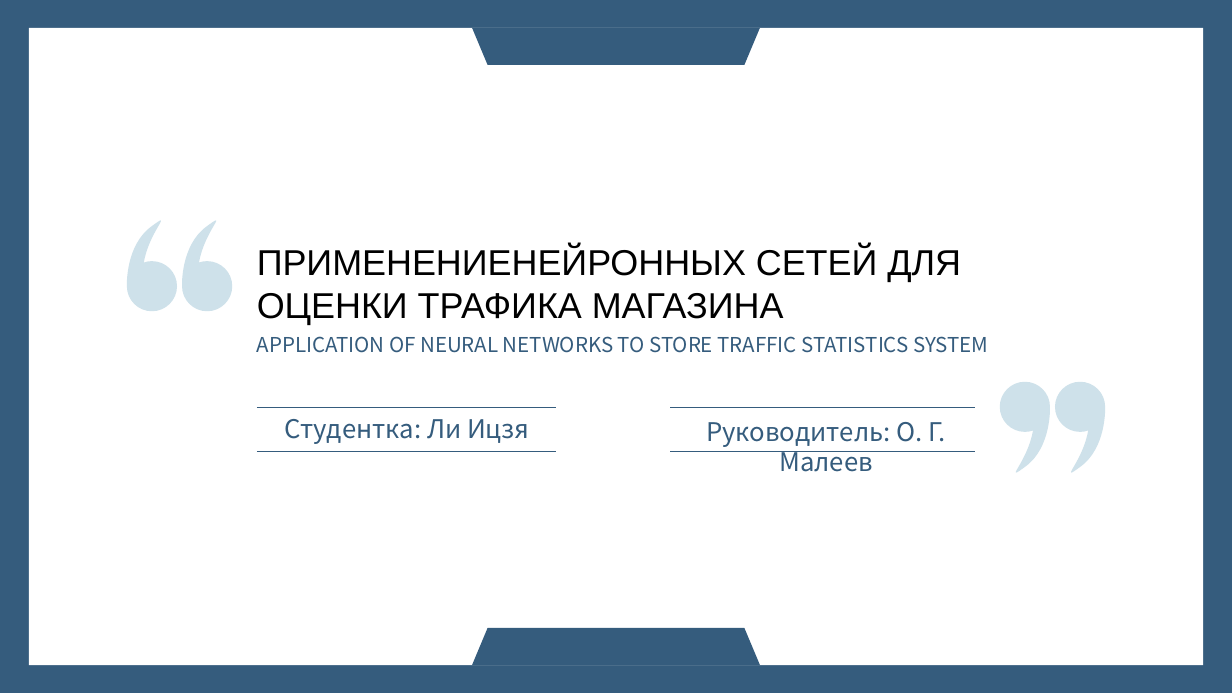
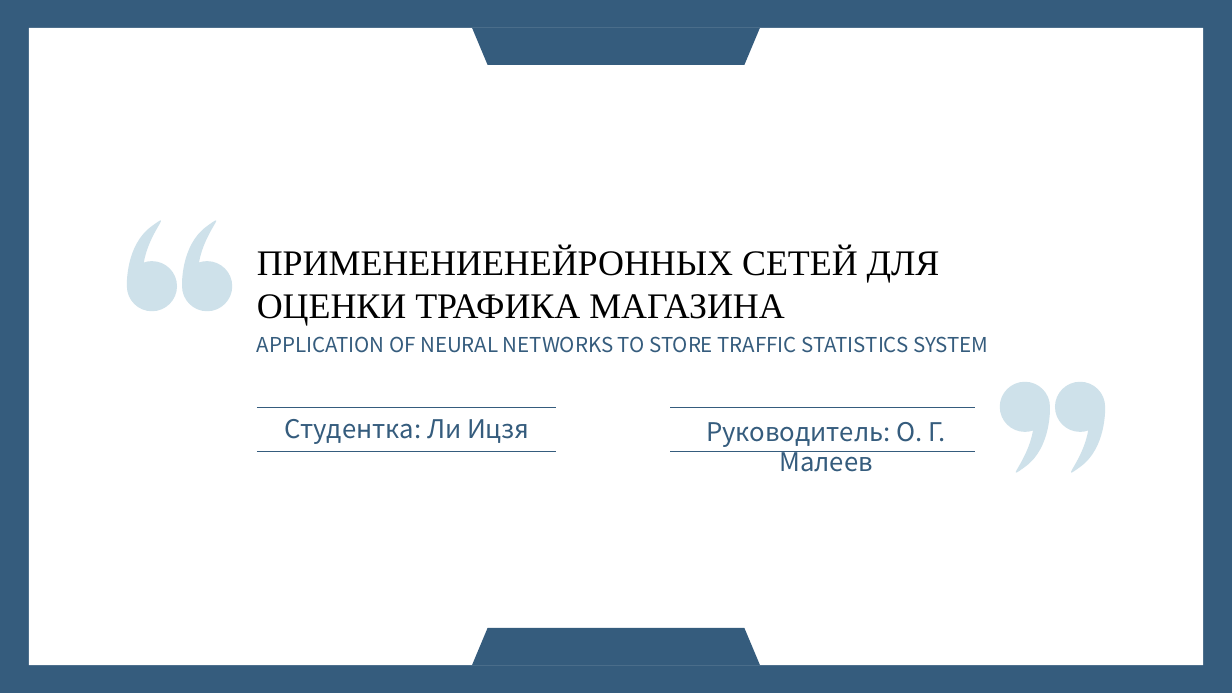
Before and after one commit to liyijiadou2020/2023-Graduation-Project-PeopleTrafficAnalize, a slide deck: slide 1 of documents/Ли-ПРИМЕНЕНИЕ НЕЙТРОННЫЗХ СЕТЕЙ ДЛЯ ТРАФИКА МАГАЗИНА.pptx. Drawn at 1232x693 pixels with LibreOffice and Linux fonts; fonts in the diff are those of the drawing. Boxes give left, top, right and bottom in pixels: in the first picture for what was removed or moved away, otherwise in the second. Text is boxed around its words. In the diff, an @@ line names an element or a change of style, - is before the commit and + after.

```diff
--- a/documents/Ли-ПРИМЕНЕНИЕ НЕЙТРОННЫЗХ СЕТЕЙ ДЛЯ ТРАФИКА МАГАЗИНА.pptx
+++ b/documents/Ли-ПРИМЕНЕНИЕ НЕЙТРОННЫЗХ СЕТЕЙ ДЛЯ ТРАФИКА МАГАЗИНА.pptx
@@ text "ПРИМЕНЕНИЕНЕЙРОННЫХ СЕТЕЙ ДЛЯ ОЦЕНКИ ТРАФИКА ..." at bbox=[257, 247, 940, 325]: font Arial to Times New Roman @@
```
Also in this commit, not shown: 2 other slides changed, 14 other files.
